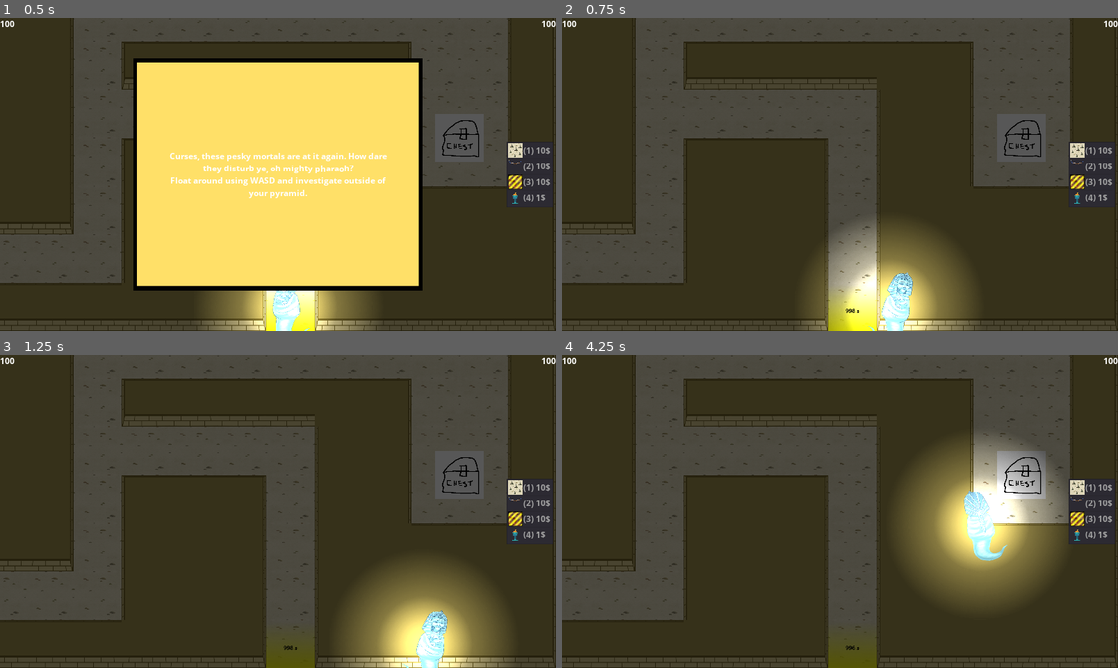
Above: before the commit, frames 1-4 (two rows, left to right).
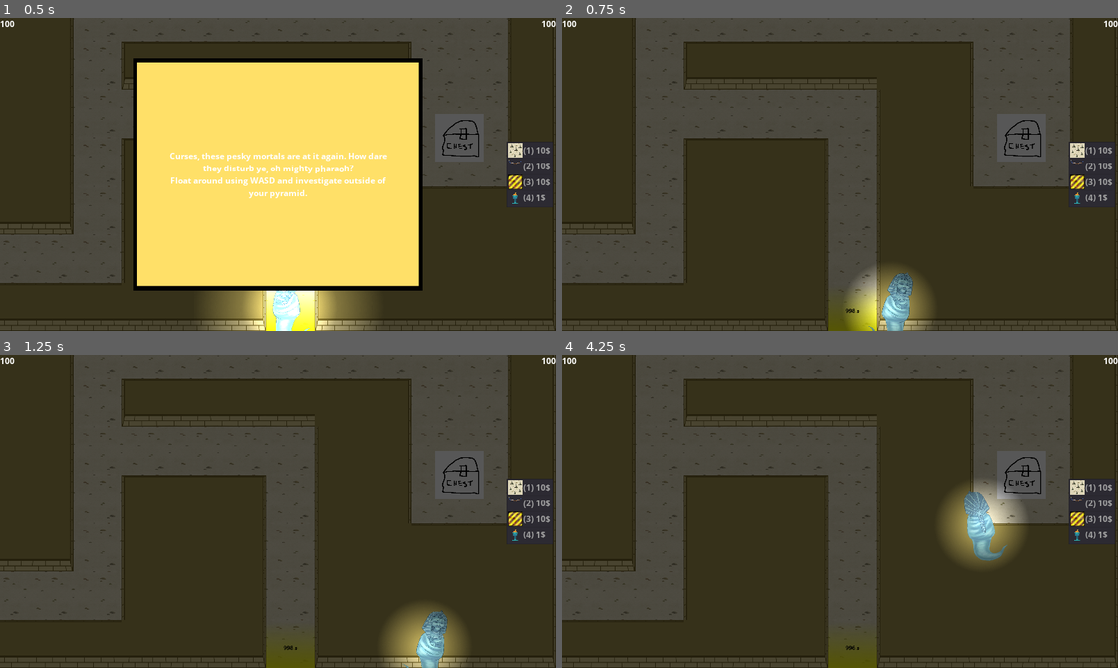
Above: after the commit, the same moments.

Repository: Solid-Squid-Contingent/LD-48
Game: Godot game, scene res://scenes/Game.tscn
The game is run twice, just before and just after one commit, with the same random seed, the same clock (stepped at 60 frames per second) and the same inputs.
Inputs (mouse positions are in pixels of both pictures, inside the frame that each line leads up to):
- Up to frame 1 (0.5 s): no input
- Up to frame 2 (0.75 s): tap Enter at 0.5 s; move the mouse to (962, 158) at 0.52 s; press the mouse at (962, 158) at 0.53 s; hold D (right) from 0.53 s (still down)
- Up to frame 3 (1.25 s): keep holding D (right)
- Up to frame 4 (4.25 s): move the mouse to (728, 527) at 1.27 s; release D (right) at 1.28 s; release the mouse at (728, 527) at 1.28 s; hold S (down) 1.28-2.03 s; right-click (728, 527) at 1.35 s; tap Space at 2 s; move the mouse to (895, 442) at 2.02 s; hold D (right) 2.03-2.78 s; tap 1 at 2.1 s; move the mouse to (812, 574) at 2.77 s; hold W (up) 2.78-3.53 s; tap 9 at 2.85 s; click (812, 574) at 2.92 s; move the mouse to (1006, 558) at 3.52 s; hold A (left) from 3.53 s (still down); tap 0 at 3.6 s

Frame 1 is identical in both runs. In frame 2, 8.2% of the frame differs, in the area x 43-74%, y 65-100%; in frame 3, 8.1%; in frame 4, 12%, in the area x 60-91%, y 26-80%.
Error before the commit: Invalid set index 'visible' (on base: 'null instance') with value of type 'bool'. (res://scripts/Player.gd:157)

Commit message:
place lights under sprite for floatyness

Diff:
--- a/scenes/Player.tscn
+++ b/scenes/Player.tscn
@@ -19,11 +19,8 @@
 region_enabled = true
 region_rect = Rect2( 0, 0, 558, 1022 )
 
-[node name="CollisionShape2D" type="CollisionShape2D" parent="."]
-shape = SubResource( 1 )
-
-[node name="Light" type="Light2D" parent="."]
-scale = Vector2( 2, 2 )
+[node name="Light" type="Light2D" parent="Sprite"]
+scale = Vector2( 5, 5 )
 texture = ExtResource( 3 )
 shadow_enabled = true
 shadow_color = Color( 0, 0, 0, 1 )
@@ -31,12 +28,16 @@
 "_editor_description_": ""
 }
 
-[node name="WallLight" type="Light2D" parent="."]
+[node name="WallLight" type="Light2D" parent="Sprite"]
+scale = Vector2( 2.5, 2.5 )
 texture = ExtResource( 3 )
 shadow_color = Color( 0, 0, 0, 1 )
 __meta__ = {
 "_editor_description_": ""
 }
+
+[node name="CollisionShape2D" type="CollisionShape2D" parent="."]
+shape = SubResource( 1 )
 
 [node name="Camera" type="Camera2D" parent="."]
 current = true
